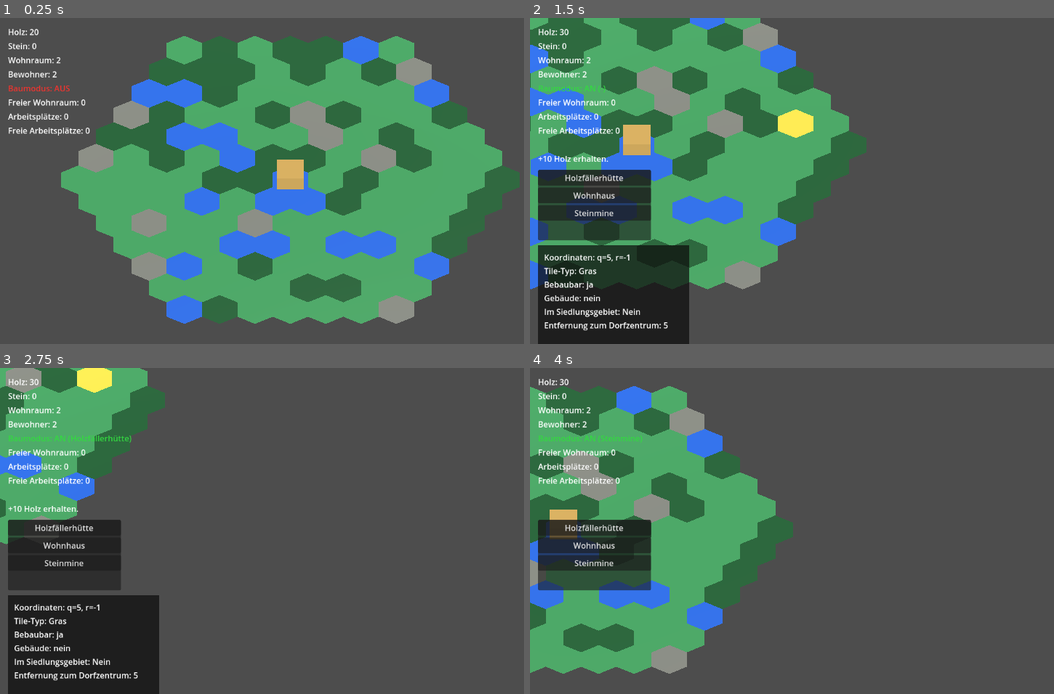
Above: before the commit, frames 1-4 (two rows, left to right).
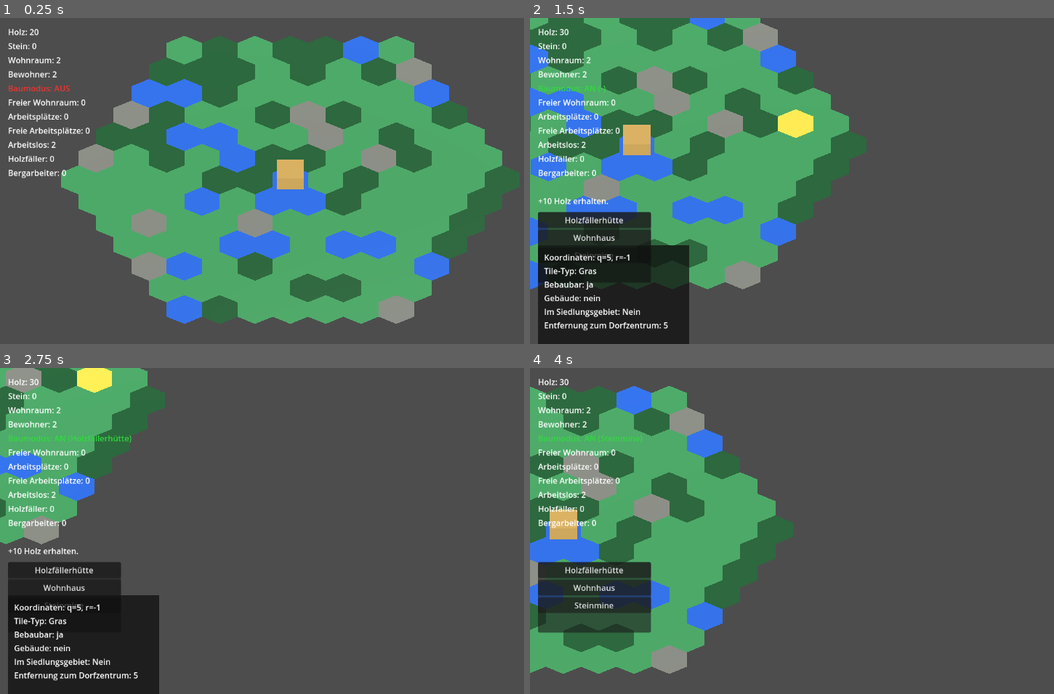
Above: after the commit, the same moments.

Repository: Ranu4922/CodexGame
Game: Godot game, scene res://scenes/Main.tscn
The game is run twice, just before and just after one commit, with the same random seed, the same clock (stepped at 60 frames per second) and the same inputs.
Inputs (mouse positions are in pixels of both pictures, inside the frame that each line leads up to):
- Up to frame 1 (0.25 s): no input
- Up to frame 2 (1.5 s): tap Enter at 0.5 s; move the mouse to (949, 164) at 0.52 s; hold D 0.53-1.28 s; tap B at 0.6 s; click (949, 164) at 0.67 s; move the mouse to (702, 197) at 1.27 s; hold S from 1.28 s (still down); tap R at 1.35 s
- Up to frame 3 (2.75 s): move the mouse to (345, 459) at 2.02 s; release S at 2.03 s; hold D from 2.03 s (still down); tap 1 at 2.1 s
- Up to frame 4 (4 s): move the mouse to (792, 596) at 2.77 s; release D at 2.78 s; hold W 2.78-3.53 s; tap 2 at 2.85 s; click (792, 596) at 2.92 s; move the mouse to (996, 579) at 3.52 s; hold A from 3.53 s (still down); tap 3 at 3.6 s

The runs differ from the first frame. In frame 1, 0.3% of the frame differs, in the area x 1-13%, y 37-50%; in frame 2, 5.3%; in frame 3, 3.5%; in frame 4, 7.1%, in the area x 1-24%, y 37-82%.
Error before the commit: Invalid assignment of property or key 'text' with value of type 'String' on a base object of type 'null instance'. (res://scripts/game_world.gd:254)

Commit message:
Add worker HUD labels

Diff:
--- a/scenes/GameWorld.tscn
+++ b/scenes/GameWorld.tscn
@@ -81,27 +81,48 @@
 offset_bottom = 244.0
 text = "Freie Arbeitsplätze: 0"
 
-[node name="SelectedBuildingLabel" type="Label" parent="CanvasLayer"]
-visible = false
+[node name="UnemployedLabel" type="Label" parent="CanvasLayer"]
 offset_left = 16.0
 offset_top = 240.0
 offset_right = 440.0
 offset_bottom = 272.0
+text = "Arbeitslos: 0"
+
+[node name="LumberjackWorkerLabel" type="Label" parent="CanvasLayer"]
+offset_left = 16.0
+offset_top = 268.0
+offset_right = 440.0
+offset_bottom = 300.0
+text = "Holzfäller: 0"
+
+[node name="MinerWorkerLabel" type="Label" parent="CanvasLayer"]
+offset_left = 16.0
+offset_top = 296.0
+offset_right = 440.0
+offset_bottom = 328.0
+text = "Bergarbeiter: 0"
+
+[node name="SelectedBuildingLabel" type="Label" parent="CanvasLayer"]
+visible = false
+offset_left = 16.0
+offset_top = 324.0
+offset_right = 440.0
+offset_bottom = 356.0
 text = "Ausgewähltes Gebäude: -"
 
 [node name="MessageLabel" type="Label" parent="CanvasLayer"]
 offset_left = 16.0
-offset_top = 268.0
+offset_top = 352.0
 offset_right = 760.0
-offset_bottom = 300.0
+offset_bottom = 384.0
 text = ""
 
 [node name="BuildMenu" type="PanelContainer" parent="CanvasLayer"]
 visible = false
 offset_left = 16.0
-offset_top = 302.0
+offset_top = 386.0
 offset_right = 240.0
-offset_bottom = 442.0
+offset_bottom = 526.0
 
 [node name="VBoxContainer" type="VBoxContainer" parent="CanvasLayer/BuildMenu"]
 offset_left = 7.0
